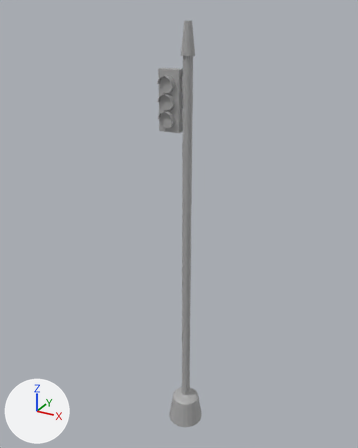
The FBX model CCTD2164_ProjetTD/Assets/Art/Models/Originals/Enviro_Asset/props_env/Trafic_Light/SM_Traffic_Light_01_BO.fbx as it was, and as the next commit left it.
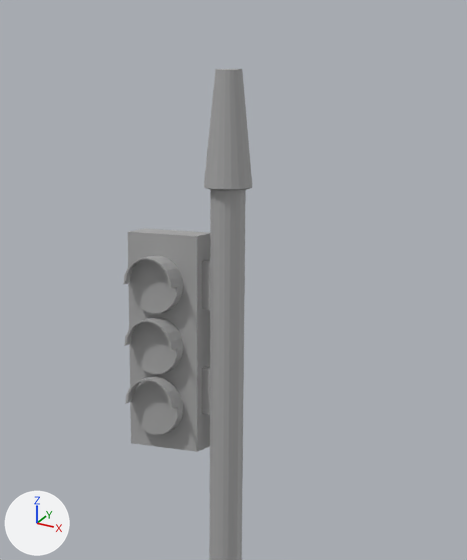
Old and new are each drawn whole from a 50 mm camera at (1.79, -3.39, 3.79) aimed at (-0.11, 0.06, 2.07) and again close up on the part from 34% to 72% of the width and 0% to 37% of the height. The lights are fixed; the arrows at lower left show +X, +Y and +Z. Where no turn or scale is listed for an object, it has been applied to the vertices.

In view in the first close-up: 'SM_Traffic_Light_01_BO'.
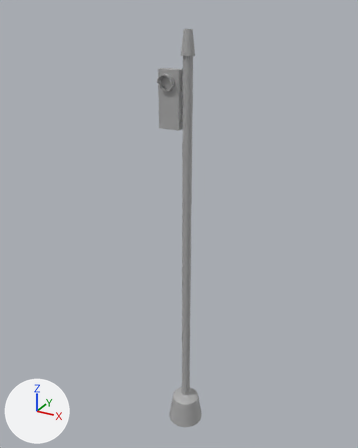
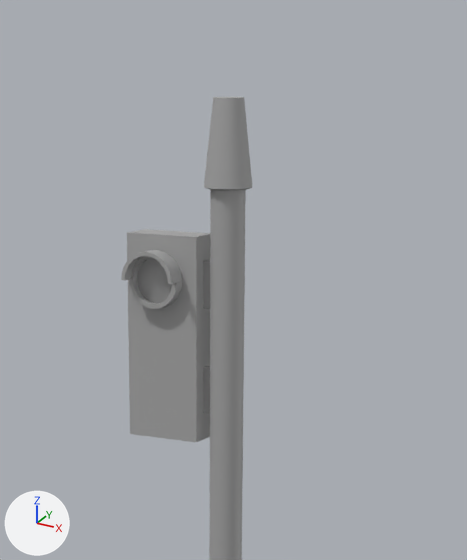
What the commit changed:
me_mesh is used by ob_sm_traffic_light_01_bo; location (-0.034, 0.0, 1.852).
me_mesh had 453 vertices, 498 faces and spanned x -0.2..0.2, y -0.16..0.16, z -1.84..1.84.
me_mesh now has 452 vertices, 442 faces and spans x -0.2..0.2, y -0.16..0.16, z -1.82..1.82.
me_mesh part 1: a new loose piece, a box spanning x -0.198..-0.021, y -0.042..0.034, z 1.083..1.534, in mat_standardsurface1 (grey #aaaaaa).
me_mesh part 2: the loose piece of 8 vertices spanning x -0.02..0.03, y -0.02..0.0, z 1.35..1.45 is rebuilt with 8 vertices and now spans x -0.02..0.03, y -0.01..0.01, z 1.38..1.48.
me_mesh part 3: the loose piece of 8 vertices spanning x -0.02..0.03, y -0.02..0.0, z 1.12..1.22 is rebuilt with 8 vertices and now spans x -0.02..0.03, y -0.01..0.01, z 1.14..1.25.
me_mesh part 4: the loose piece of 42 vertices spanning x -0.18..-0.06, y -0.06..0.0, z 1.07..1.19 is deleted.
me_mesh part 5: the loose piece of 42 vertices spanning x -0.18..-0.06, y -0.06..0.0, z 1.2..1.33 is deleted.
me_mesh part 6: the loose piece of 33 vertices spanning x -0.18..-0.06, y -0.09..-0.05, z 1.27..1.33 is deleted.
me_mesh part 7: the loose piece of 33 vertices spanning x -0.18..-0.06, y -0.09..-0.05, z 1.14..1.2 is deleted.
me_mesh part 8: 4 vertices moved within x -0.17..-0.1, y -0.09..-0.06, z 1.44..1.46; 77 vertices removed from x -0.2..-0.02, y -0.09..0.04, z 1.03..1.51; 161 vertices added at x -0.18..-0.05, y -0.09..-0.04, z 1.38..1.5.
Object 'SM_Traffic_Light_01_BO' (ob_sm_traffic_light_01_bo) moves from (-0.034, 0.0, 1.852) to (-0.034, 0.0, 1.825).

What differs and where, as boxes [x1, y1, x2, y2] in the close-ups (467 x 560 px):
'SM_Traffic_Light_01_BO', reshaped, moved: before [123, 69, 252, 560]; after [121, 97, 252, 560]
part 1 of me_mesh, added: after [127, 229, 210, 442]
part 2 of me_mesh, rebuilt: before [202, 260, 210, 310]; after [203, 260, 210, 309]
part 3 of me_mesh, rebuilt: before [202, 366, 210, 414]; after [203, 366, 210, 414]
part 4 of me_mesh, deleted: before [132, 381, 183, 435]
part 5 of me_mesh, deleted: before [131, 317, 183, 374]
part 6 of me_mesh, deleted: before [124, 318, 180, 350]
part 7 of me_mesh, deleted: before [125, 376, 180, 409]
part 8 of me_mesh, built on: before [123, 228, 210, 452]; after [121, 250, 182, 309]
